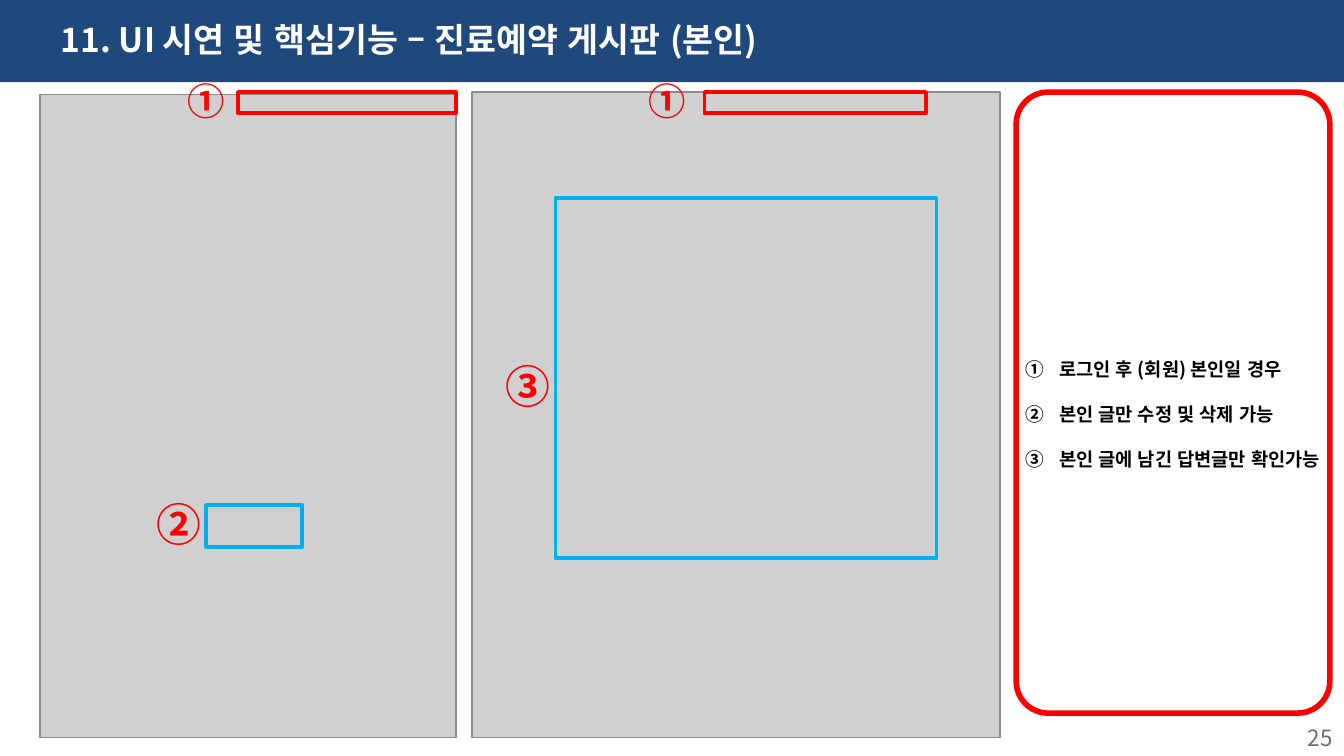
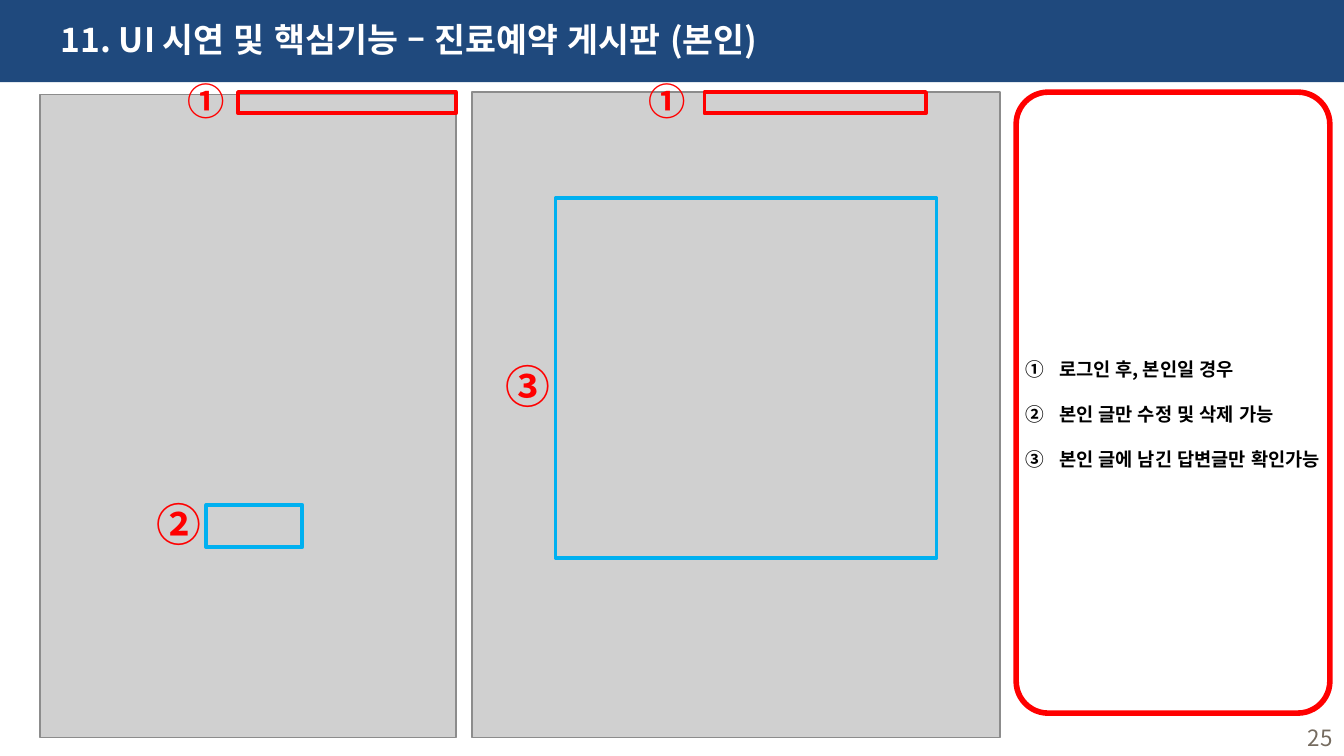
Before and after one commit to haryoung1/1st-dentalproject, a slide deck: slide 25 of 0317_치카치카치과.pptx. Drawn at 1344x756 pixels with LibreOffice and Linux fonts; fonts in the diff are those of the drawing; grey boxes stand for pictures. Boxes give left, top, right and bottom in pixels: in the first picture for what was removed or moved away, otherwise in the second. Text is boxed around its words. In the diff, an @@ line names an element or a change of style, - is before the commit and + after.

```diff
--- a/0317_치카치카치과.pptx
+++ b/0317_치카치카치과.pptx
@@ text in rounded rectangle at (1059,360,1233,380): text changed @@
-1. 로그인 후 (회원) 본인일 경우
+1. 로그인 후, 본인일 경우
```
Also in this commit, not shown: 6 other slides changed, 2 other files.
